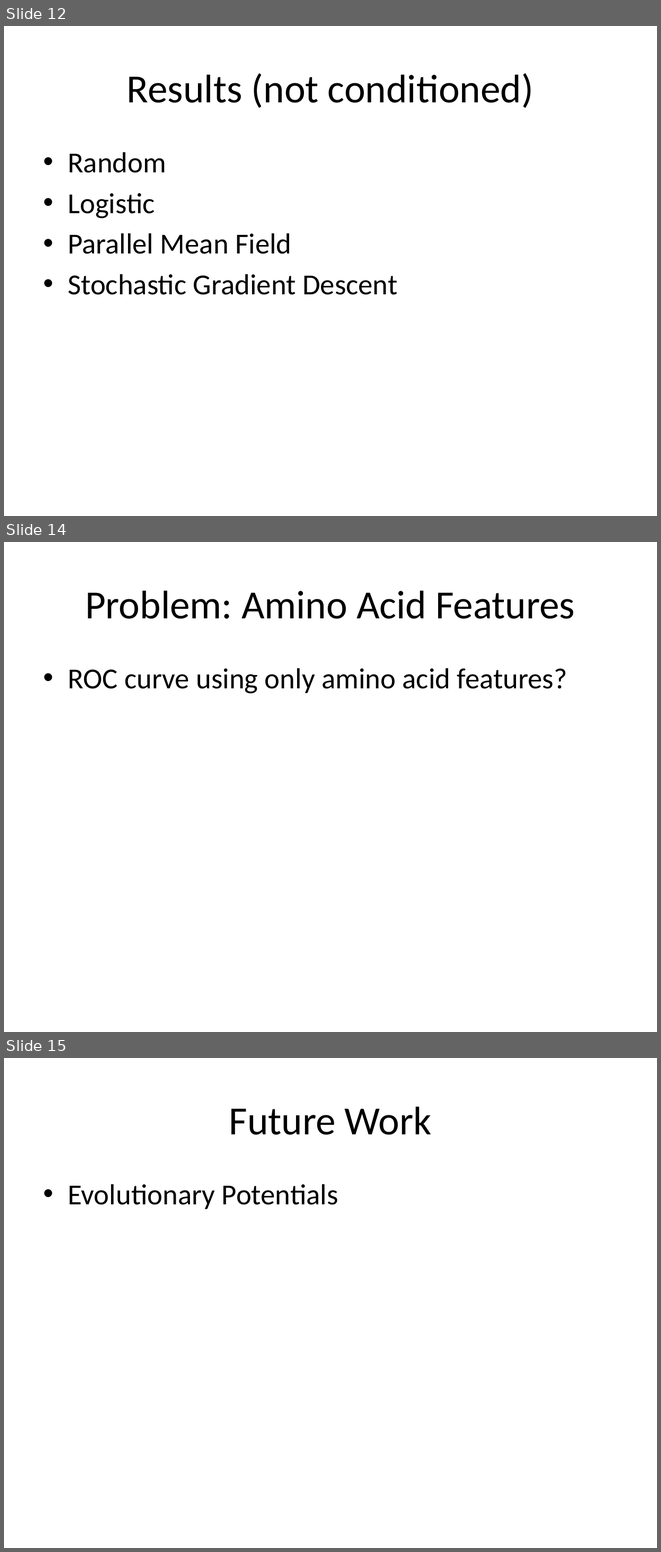
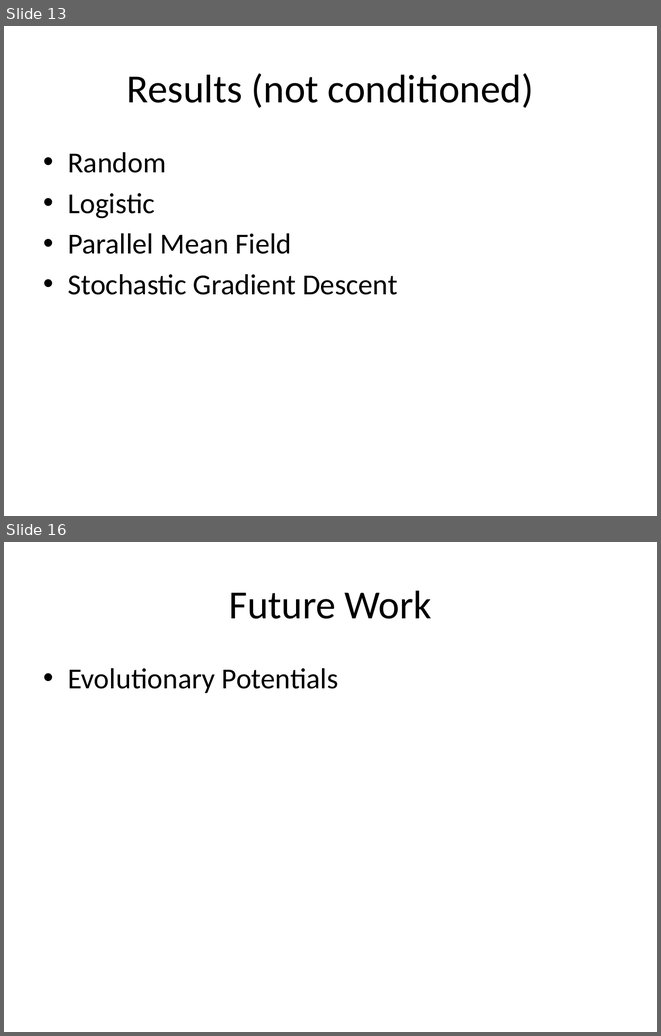
Before and after one commit to edwardclem/protein-graph-structure-learning, a slide deck: docs/presentation.pptx. Shown one above the other, each under a label of ours: slides 12, 14 and 15 before the commit, slides 13 and 16 after it; the slides between them are not shown. The pictures are 661x1552 and 661x1036 pixels, drawn with LibreOffice and Linux fonts; fonts in the diff are those of the drawing. Boxes give left, top, right and bottom in pixels: in the first picture for what was removed or moved away, otherwise in the second. Text is boxed around its words. In the diff, an @@ line names an element or a change of style, - is before the commit and + after.

```diff
--- a/docs/presentation.pptx
+++ b/docs/presentation.pptx
@@ slide 14 removed at (4, 542, 657, 1032), background #FFFFFF @@
@@ title removed at (85, 590, 575, 619) @@
-Problem: Amino Acid Features
@@ text removed at (68, 668, 567, 694) @@
-• ROC curve using only amino acid features?
@@ what was slide 12 is now slide 13 @@
@@ what was slide 15 is now slide 16 @@
```
Also in this commit, not shown: 2 slides changed, 2 slides added.
